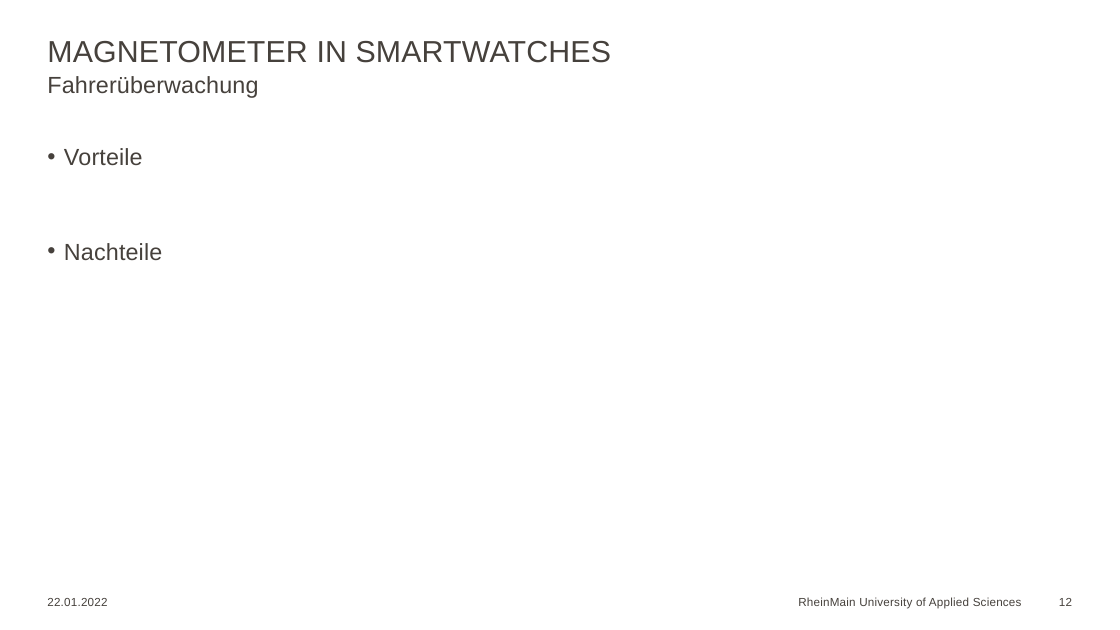
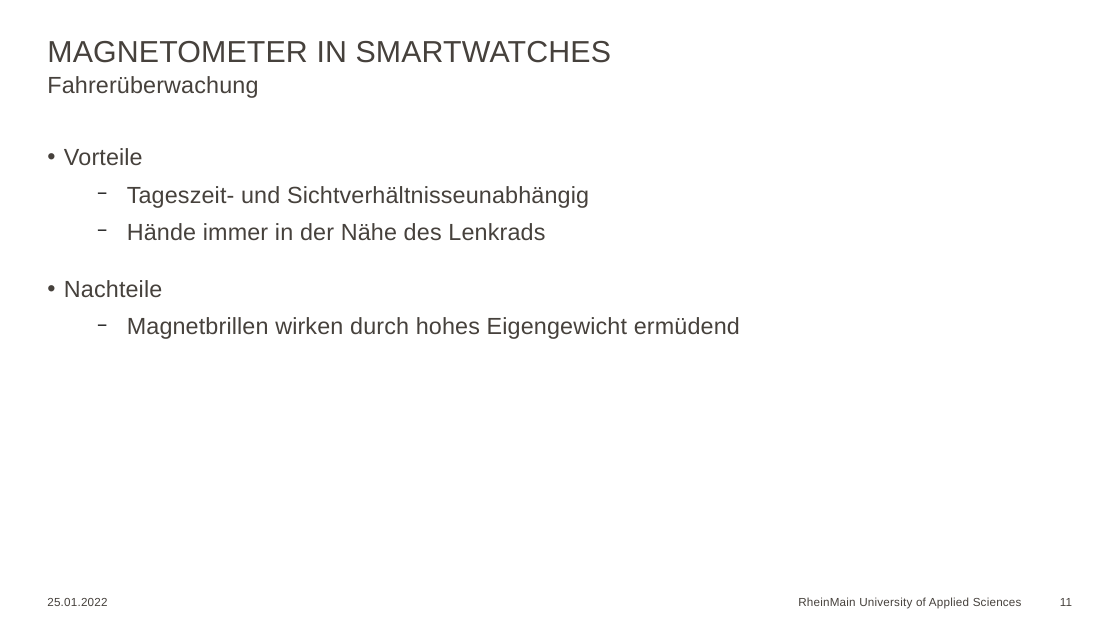
Before and after one commit to Georgios24816/hsrm, a slide deck: slide 11 of 5/Seminar/Georgios_Markou_10.odp (slide 12 before the commit). Drawn at 1120x630 pixels with LibreOffice and Linux fonts; fonts in the diff are those of the drawing; background and template pictures are left out. Boxes give left, top, right and bottom in pixels: in the first picture for what was removed or moved away, otherwise in the second. Text is boxed around its words. In the diff, an @@ line names an element or a change of style, - is before the commit and + after.

```diff
--- a/5/Seminar/Georgios_Markou_10.odp
+++ b/5/Seminar/Georgios_Markou_10.odp
@@ text at (x1=127, y1=186, x2=589, y2=241): paragraphs added @@
+  − Tageszeit- und Sichtverhältnisseunabhängig
+  − Hände immer in der Nähe des Lenkrads
@@ text at (x1=127, y1=317, x2=740, y2=339): paragraph added @@
+  − Magnetbrillen wirken durch hohes Eigengewicht ermüdend
@@ text at (x1=47, y1=598, x2=107, y2=606): text changed @@
-22.01.2022
+25.01.2022
@@ page number at (x1=1060, y1=598, x2=1072, y2=606): text changed @@
-12
+11
```
Also in this commit, not shown: 11 other slides changed, 1 slide removed, 7 other files.
